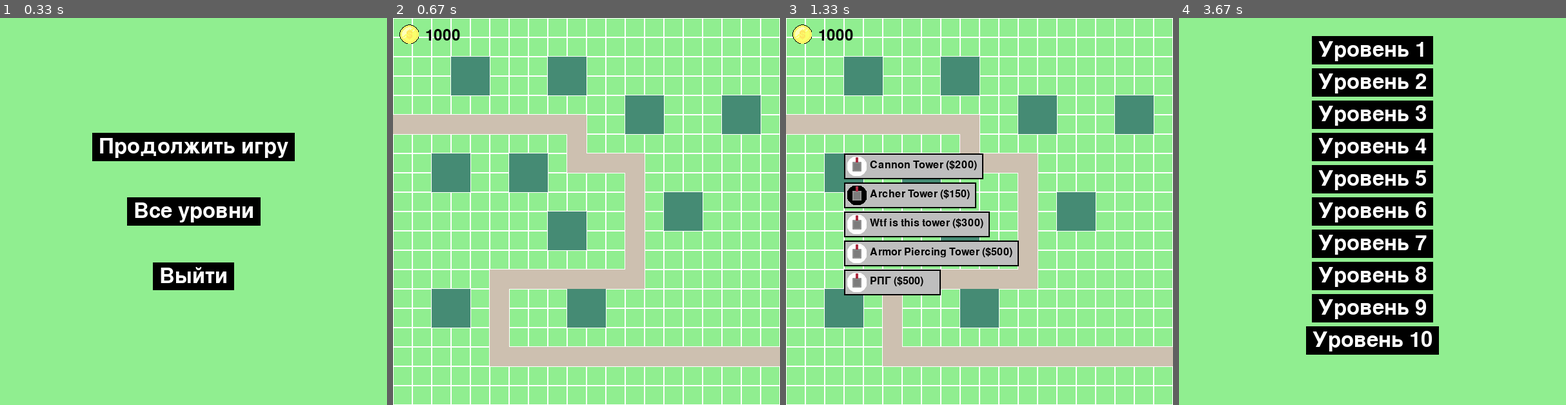
Above: before the commit, frames 1-4 (left to right).
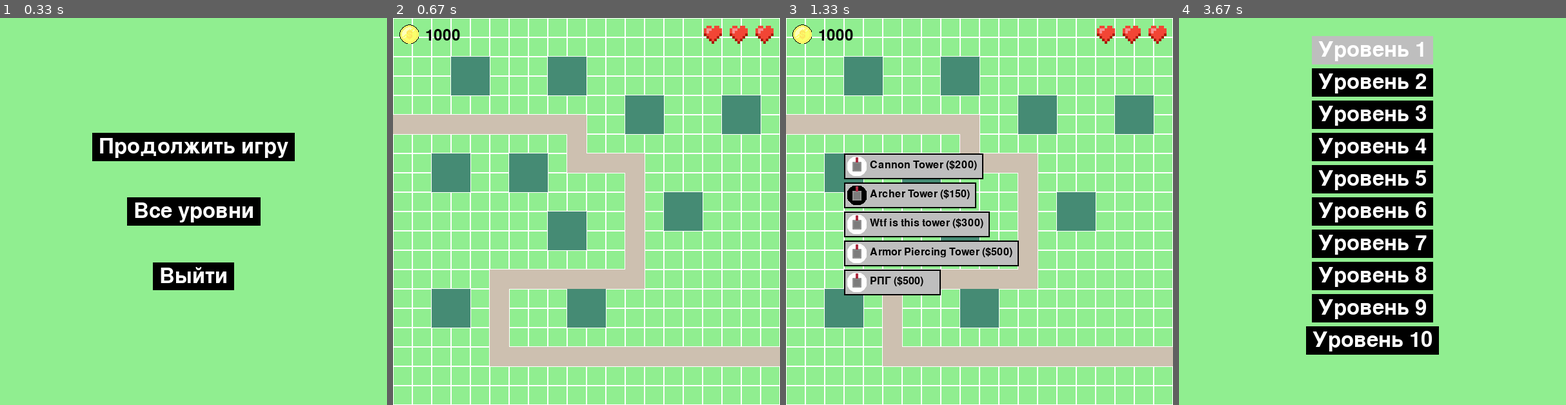
Above: after the commit, the same moments.

Repository: cerXXXX/pygame-project
Game: pygame game, started from main.py
Two runs of this game, one before a commit and one after it. Both use one fixed random seed, a clock stepped at 60 frames per second and the inputs below.
Inputs (mouse positions are in pixels of both pictures, inside the frame that each line leads up to):
- Up to frame 1 (0.33 s): no input
- Up to frame 2 (0.67 s): click "Продолжить игру" at 0.38 s
- Up to frame 3 (1.33 s): click (979, 234) at 0.72 s; click (859, 153) at 1.05 s
- Up to frame 4 (3.67 s): click (1511, 346) at 1.38 s; hold P 1.67-2.13 s; click "Продолжить игру" at 2.22 s; hold P 2.5-2.97 s; click "Выйти в меню" at 3.05 s; click "Все уровни" at 3.38 s

Frame 1 is identical in both runs. In frame 2, 0.5% of the frame differs, in the area x 80-99%, y 2-7%; in frame 3, 0.5%; in frame 4, 1.9%, in the area x 34-66%, y 4-12%.

Commit message:
Добавлено завершение игры, счет, жизни, изменено меню выбора уровня

Diff:
--- a/announcement.py
+++ b/announcement.py
@@ -30,7 +30,7 @@
 
 
 class Announcement:
-    def __init__(self, content, size=(300, 300), font_size=20, position='center', background_image=None, master=None):
+    def __init__(self, content=None, size=(300, 300), font_size=20, position='center', background_image=None, master=None, render_func=None):
         self.content = content
         self.size = size
         self.font_size = font_size
@@ -41,9 +41,15 @@
         self.master = master
         self.is_visible = True
         self.button_rect = None
+        self.render_func = render_func  # Новый параметр
 
     def render(self, screen):
         if not self.is_visible:
+            return
+
+        if self.render_func:
+            # Используем пользовательскую функцию для рендера
+            self.render_func(screen)
             return
 
         if self.background_image:
@@ -100,46 +106,15 @@
         )
 
     def handle_event(self, event):
-        if not self.button_rect:
-            return
-
-        if not self.is_visible:
+        if not self.is_visible or not self.button_rect:
             return
 
         if event.type == pygame.MOUSEBUTTONDOWN and event.button == 1:  # ЛКМ
             if self.button_rect.collidepoint(event.pos):
-                self.master.announcements.remove(self)
+                if self.master and self.master.announcements:
+                    self.master.announcements.remove(self)
 
     def mouse_click(self, mouse_pos):
-        if self.button_rect.collidepoint(mouse_pos):
-            self.master.announcements.remove(self)
-
-
-"""
-pygame.init()
-screen = pygame.display.set_mode((800, 600))
-pygame.display.set_caption('Announcement with Button')
-
-# Загрузка изображения фона
-background_image = pygame.image.load('background_image.jpg')
-announcement = Announcement('This is a very long text that needs to be wrapped across multiple lines to fit within the bounds of the notification.',
-                            position='center', screen=screen, background_image=background_image)
-
-running = True
-while running:
-    for event in pygame.event.get():
-        if event.type == pygame.QUIT:
-            running = False
-
-        # Обработка событий для уведомления
-        announcement.handle_event(event)
-
-    screen.fill((0, 0, 0))
-
-    # Рендер уведомления
-    announcement.render()
-
-    pygame.display.flip()
-
-pygame.quit()
-"""
+        if self.button_rect and self.button_rect.collidepoint(mouse_pos):
+            if self.master and self.master.announcements:
+                self.master.announcements.remove(self)
--- a/board.py
+++ b/board.py
@@ -1,5 +1,4 @@
 from copy import deepcopy
-
 import pygame
 from events import *
 import time
@@ -59,10 +58,20 @@
         self.last_wave_time = time.time()
 
         self.game_state = True
+        self.win = False
+        self.health = 3
+
+        self.score = 0
+        self.level_start_time = time.time()
+        self.level_time = 0
 
         self.filter = None
 
         self.announcements = []
+
+        # Загрузка изображений сердец
+        self.heart_image = pygame.image.load('assets/heart.png')
+        self.grey_heart_image = pygame.image.load('assets/grey_heart.png')
 
     def set_super_events(self, events: list[SuperEvent]):
         self.super_events = events
@@ -105,6 +114,8 @@
                     self.last_enemy_spawn_time = time.time()
             else:
                 self.game_state = False
+                self.win = True
+                self.level_time = time.time() - self.level_start_time
                 return
         # Отрисовка сетки игрового поля
         for y in range(self.height):
@@ -172,11 +183,24 @@
         for i in self.animation_list:
             i.update(screen)
 
+        # Отображение оставшихся сердечек в правом верхнем углу
+        self.render_health(screen)
+
         if self.filter:
             s = pygame.Surface((self.cell_size * self.width, self.cell_size * self.height))  # the size of your rect
             s.set_alpha(self.filter[-1])  # alpha level
             s.fill(self.filter[:-1])  # this fills the entire surface
             screen.blit(s, (0, 0))
+
+    def render_health(self, screen):
+        """Отображает количество оставшихся сердечек."""
+        for i in range(3):
+            x_offset = screen.get_width() - 40 * (3 - i)
+            y_offset = 10
+            if i < self.health:
+                screen.blit(self.heart_image, (x_offset, y_offset))
+            else:
+                screen.blit(self.grey_heart_image, (x_offset, y_offset))
 
     def render_interface(self, screen):
         """Отрисовка монет и меню поверх всех элементов."""
@@ -310,3 +334,11 @@
 
     def add_animation(self, animation):
         self.animation_list.append(animation)
+
+    def enemy_on_end_of_way(self):
+        self.health -= 1
+
+        if self.health <= 0:
+            self.game_state = False
+            self.win = False
+            self.level_time = time.time() - self.level_start_time
--- a/data.py
+++ b/data.py
@@ -54,11 +54,11 @@
     }
 ]
 
-ways_data = {1: [(0, 5), (1, 5), (2, 5), (3, 5), (4, 5), (5, 5), (6, 5), (7, 5), (8, 5), (9, 5),
+ways_data = {1: [(-1, 5), (0, 5), (1, 5), (2, 5), (3, 5), (4, 5), (5, 5), (6, 5), (7, 5), (8, 5), (9, 5),
                  (9, 6), (9, 7), (10, 7), (11, 7), (12, 7), (12, 8), (12, 9), (12, 10), (12, 11), (12, 12),
                  (12, 13), (11, 13), (10, 13), (9, 13), (8, 13), (7, 13), (6, 13), (5, 13), (5, 14), (5, 15), (5, 16),
                  (5, 17), (6, 17), (7, 17), (8, 17), (9, 17), (10, 17), (11, 17), (12, 17), (13, 17),
-                 (14, 17), (15, 17), (16, 17), (17, 17), (18, 17), (19, 17)],
+                 (14, 17), (15, 17), (16, 17), (17, 17), (18, 17), (19, 17), (20, 17)],
              2: [(0, 5), (1, 5), (2, 5), (3, 5), (4, 5), (5, 5), (6, 5), (7, 5), (8, 5), (9, 5),
                  (9, 6), (9, 7), (10, 7), (11, 7), (12, 7), (12, 8), (12, 9), (12, 10), (12, 11), (12, 12),
                  (12, 13), (11, 13), (10, 13), (9, 13), (8, 13), (7, 13), (6, 13), (5, 13), (5, 14), (5, 15), (5, 16),
@@ -105,7 +105,7 @@
                   (5, 17), (6, 17), (7, 17), (8, 17), (9, 17), (10, 17), (11, 17), (12, 17), (13, 17),
                   (14, 17), (15, 17), (16, 17), (17, 17), (18, 17), (19, 17)]}
 
-waves_data = {1: [[Tank, Tank, Tank, Tank, Tank, Car, Car, Car, Car, Car], [Tank, Car, Car], [Tank, Car, Car], [Tank, Car, Car]],
+waves_data = {1: [[Car, Car, Car]],
               2: [[Car], [Car, Car, Car], [Tank, Car]],
               3: [],
               4: [],
@@ -138,7 +138,7 @@
                         9: [(3, 2), (2, 7), (6, 7), (8, 2), (12, 4), (14, 9), (17, 4), (8, 10), (2, 14), (9, 14)],
                         10: [(3, 2), (2, 7), (6, 7), (8, 2), (12, 4), (14, 9), (17, 4), (8, 10), (2, 14), (9, 14)]}
 
-super_events_data = {1: [SuperEvent(1, text='ArtilleryStrike', board=None)],
+super_events_data = {1: [],
                      2: [],
                      3: [],
                      4: [SuperEvent(0.1, text='ArtilleryStrike', board=None)],
--- a/enemy.py
+++ b/enemy.py
@@ -66,6 +66,8 @@
                               self.get_cell()[1] * 30, 30, 30))"""
         # Если достигли конца пути, останавливаемся
         if self.current_index >= len(self.pixels_way) - 1:
+            self.board.enemy_on_end_of_way()
+            self.kill()
             return
 
         # Получить следующую точку пути
@@ -127,6 +129,7 @@
             damage = damage * (1 - damage_k / 100)
         self.health -= damage
         if self.health <= 0:
+            self.board.score += self.reward
             self.kill()  # Удаляет врага, если здоровье <= 0
             self.board.currency += self.reward
             self.board.add_animation(Animation(self.board, self.rect.center, 'assets/explosion', 4, 0.25 / 4))
@@ -140,12 +143,13 @@
 
 
 class Tank(Enemy):
-    def __init__(self, pos, way, image='assets/tank1.png', speed=15, turn_speed=2, board=None, armor=100):
-        super().__init__(pos, image, way, speed=speed, turn_speed=turn_speed, board=board, armor=armor)
+    def __init__(self, pos, way, image='assets/tank1.png', speed=15, turn_speed=2, board=None, armor=100, reward=250):
+        super().__init__(pos, image, way, speed=speed, turn_speed=turn_speed, board=board, armor=armor, reward=reward)
         self.name = 'Tank'
 
 
 class Car(Enemy):
-    def __init__(self, pos, way, image='assets/car1.png', speed=30, turn_speed=3, board=None, armor=20):
-        super().__init__(pos, image, way, speed=speed, turn_speed=turn_speed, board=board, max_health=50, armor=armor)
+    def __init__(self, pos, way, image='assets/car1.png', speed=30, turn_speed=3, board=None, armor=20, reward=100):
+        super().__init__(pos, image, way, speed=speed, turn_speed=turn_speed, board=board, max_health=50, armor=armor,
+                         reward=reward)
         self.name = 'Car'
--- a/game.py
+++ b/game.py
@@ -18,6 +18,11 @@
         self.main_menu = Menu(self.screen)
         self.pause_menu = Menu(self.screen)
         self.level_select_menu = Menu(self.screen)
+        self.level_end_menu = Menu(self.screen)
+
+        # Загрузка изображений сердец
+        self.heart_image = pygame.image.load('assets/heart.png')
+        self.grey_heart_image = pygame.image.load('assets/grey_heart.png')
 
         # Настройка меню
         self.setup_menus()
@@ -34,9 +39,15 @@
 
         # Меню выбора уровня
         for i in range(1, 11):
-            x = 300  # + ((i - 1) % 5) * 100
+            x = 300
             y = 50 + (i - 1) * 50
-            self.level_select_menu.add_button(f"Уровень {i}", (x, y), lambda x: self.start_level(x))
+            if i <= max(self.level_manager.completed_levels, default=0) + 1:
+                self.level_select_menu.add_button(f"Уровень {i}", (x, y), lambda x=i: self.start_level(x), color='gray')
+            else:
+                self.level_select_menu.add_button(f"Уровень {i}", (x, y),lambda x=i: self.start_level(x), color='black')
+
+        # Меню завершения уровня
+        self.level_end_menu.add_button("Выйти в меню", (300, 400), self.return_to_main_menu)
 
     def start_game(self):
         self.state = GameState.GAME
@@ -44,7 +55,8 @@
 
     def start_level(self, level_number):
         if level_number > 1 and (level_number - 1 not in self.level_manager.completed_levels):
-            self.level_select_menu.announcements.append(Announcement(f"Уровень {level_number} не доступен", (300, 100), master=self.level_select_menu))
+            self.level_select_menu.announcements.append(
+                Announcement(f"Уровень {level_number} не доступен", (300, 100), master=self.level_select_menu))
             return
         self.level_manager.current_level = level_number
         level = self.level_manager.generate_level(level_number)
@@ -68,6 +80,56 @@
 
     def exit_game(self):
         self.running = False
+
+    def end_level(self):
+        # Переход в меню завершения уровня
+        self.state = GameState.LEVEL_END
+        self.level_end_menu.announcements.clear()
+
+        if self.board.win:
+            self.level_manager.completed_levels.add(self.level_manager.current_level)
+            result_text = "Победа!"
+        else:
+            result_text = "Поражение!"
+
+        # Создание уведомления с результатами уровня
+        def render_results(surface):
+            font = pygame.font.Font(None, 48)
+            y_offset = 100
+
+            # Результат (победа/поражение)
+            result_surface = font.render(f"Результат: {result_text}", True, 'white')
+            surface.blit(result_surface, result_surface.get_rect(center=(300, y_offset)))
+
+            # Счет
+            y_offset += 50
+            score_surface = font.render(f"Счет: {self.board.score}", True, 'white')
+            surface.blit(score_surface, score_surface.get_rect(center=(300, y_offset)))
+
+            # Время
+            y_offset += 50
+            time_surface = font.render(f"Время: {self.board.level_time:.2f} сек.", True, 'white')
+            surface.blit(time_surface, time_surface.get_rect(center=(300, y_offset)))
+
+            # Здоровье (сердечки)
+            y_offset += 50
+            for i in range(3):
+                x_offset = 240 + i * 40
+                if i < self.board.health:
+                    surface.blit(self.heart_image, (x_offset, y_offset))
+                else:
+                    surface.blit(self.grey_heart_image, (x_offset, y_offset))
+
+            # Рендер кнопки "Выйти в меню"
+            button_font = pygame.font.Font(None, 36)
+            button_text = button_font.render("Выйти в меню", True, 'white')
+            button_rect = button_text.get_rect(center=(300, y_offset + 100))
+            pygame.draw.rect(surface, 'black', button_rect.inflate(20, 10))
+            surface.blit(button_text, button_rect)
+            self.level_end_menu.add_button("Выйти в меню", (300, y_offset + 100), self.return_to_main_menu)
+
+        self.level_end_menu.announcements.append(
+            Announcement(render_func=render_results, position=(0, 0), master=self.level_end_menu))
 
     def game_loop(self):
         while self.running:
@@ -81,23 +143,30 @@
                         self.pause_menu.handle_click(event.pos)
                     elif self.state == GameState.LEVEL_SELECT:
                         self.level_select_menu.handle_click(event.pos)
+                    elif self.state == GameState.LEVEL_END:
+                        self.level_end_menu.handle_click(event.pos)
                     elif self.state == GameState.GAME:
                         self.board.get_click(event.pos)
                 elif event.type == pygame.KEYDOWN:
                     if event.key == pygame.K_p and self.state == GameState.GAME:
                         self.toggle_pause()
-            if self.board:
+
+            if self.board and self.state == GameState.GAME:
                 self.board.handle_event(event)
                 if not self.board.game_state:
-                    self.state = GameState.LEVEL_END
+                    self.end_level()
+
             if not self.board or not self.board.announcements:
                 self.screen.fill('lightgreen')
+
             if self.state == GameState.MAIN_MENU:
                 self.main_menu.render()
             elif self.state == GameState.PAUSE:
                 self.pause_menu.render()
             elif self.state == GameState.LEVEL_SELECT:
                 self.level_select_menu.render()
+            elif self.state == GameState.LEVEL_END:
+                self.level_end_menu.render()
             elif self.state == GameState.GAME:
                 self.board.render(self.screen)
                 self.board.render_interface(self.screen)
@@ -117,10 +186,9 @@
 class LevelManager:
     def __init__(self):
         self.current_level = 1
-        self.completed_levels = set()  # Хранит номера пройденных уровней
+        self.completed_levels = set()
 
     def generate_level(self, difficulty):
-        # TODO: переделать
         levels = {1: DefaultLevel(1),
                   2: DefaultLevel(2),
                   3: DefaultLevel(3),
@@ -131,7 +199,6 @@
                   8: DefaultLevel(8),
                   9: DefaultLevel(9),
                   10: DefaultLevel(10)}
-        # Генерация уровня по сложности
         return levels[difficulty]
 
 
@@ -140,22 +207,24 @@
         self.screen = screen
         self.font = pygame.font.Font(None, 48)
         self.buttons = []
-
         self.announcements = []
 
-    def add_button(self, text, position, action):
-        self.buttons.append({"text": text, "position": position, "action": action})
+    def add_button(self, text, position, action, color='black'):
+        self.buttons.append({"text": text, "position": position, "action": action, "color": color})
 
     def render(self):
         if self.announcements:
             for announcement in self.announcements:
-                announcement.render(self.screen)
+                if callable(announcement.render_func):
+                    announcement.render_func(self.screen)
+                else:
+                    announcement.render(self.screen)
             return
 
         for button in self.buttons:
             text = self.font.render(button["text"], True, 'white')
             rect = text.get_rect(center=button["position"])
-            pygame.draw.rect(self.screen, 'black', rect.inflate(20, 10))
+            pygame.draw.rect(self.screen, button["color"], rect.inflate(20, 10))
             self.screen.blit(text, rect)
 
     def handle_click(self, mouse_pos):
@@ -163,9 +232,6 @@
             text = self.font.render(button["text"], True, 'white')
             rect = text.get_rect(center=button["position"])
             if rect.collidepoint(mouse_pos):
-                if button["text"].split()[0] == 'Уровень' and len(button["text"].split()) == 2:
-                    button["action"](int(button["text"].split()[1]))
-                    return
                 button["action"]()
 
         if self.announcements:
Binary file added: assets/grey_heart.png
Binary file added: assets/heart.png
